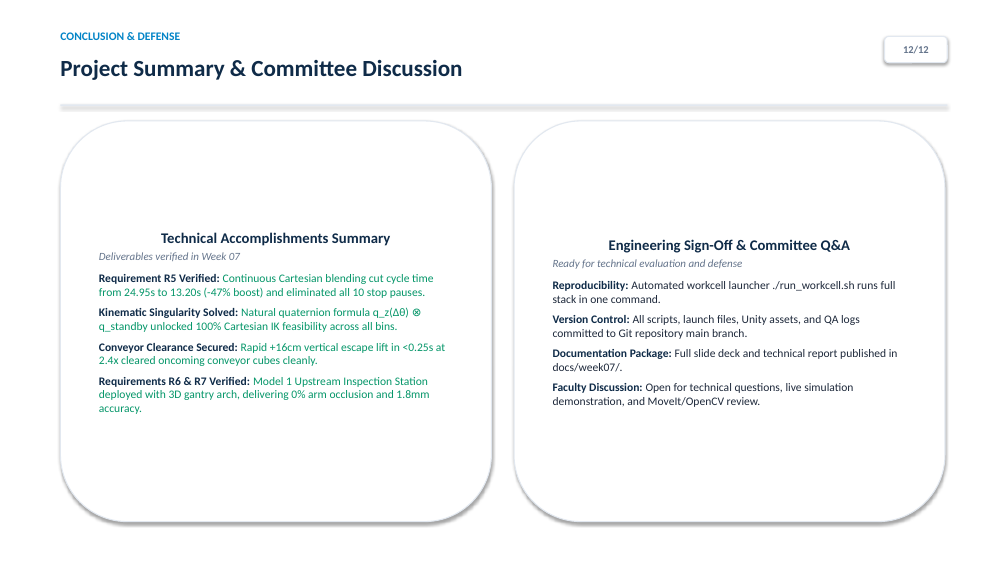
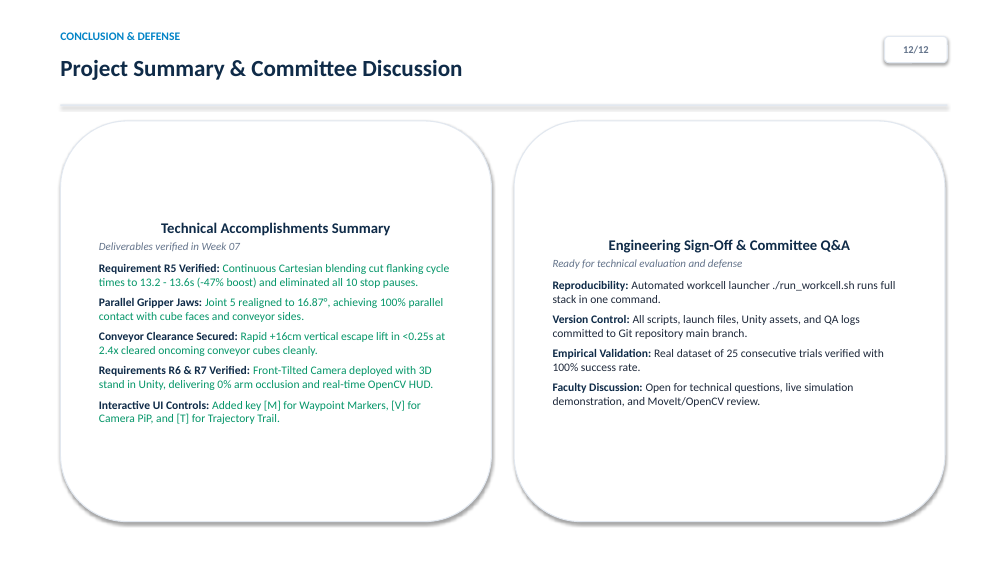
Before and after one commit to lnkduyy/VGU26-Project-UC8, a slide deck: slide 12 of docs/week07/UC8_Week07_Presentation.pptx. Drawn at 1008x567 pixels with LibreOffice and Linux fonts; fonts in the diff are those of the drawing. Boxes give left, top, right and bottom in pixels: in the first picture for what was removed or moved away, otherwise in the second. Text is boxed around its words. In the diff, an @@ line names an element or a change of style, - is before the commit and + after.

Commit message:
docs(week07): finalize PDF/PPTX presentations and benchmark analysis for front-tilted vision and parallel grasping

```diff
--- a/docs/week07/UC8_Week07_Presentation.pptx
+++ b/docs/week07/UC8_Week07_Presentation.pptx
@@ text in rounded rectangle at (99, 264, 449, 322): text changed @@
-Requirement R5 Verified: Continuous Cartesian blending cut cycle time from 24.95s to 13.20s (-47% boost) and eliminated all 10 stop pauses.
-Kinematic Singularity Solved: Natural quaternion formula q_z(Δθ) ⊗ q_standby unlocked 100% Cartesian IK feasibility across all bins.
+Requirement R5 Verified: Continuous Cartesian blending cut flanking cycle times to 13.2 - 13.6s (-47% boost) and eliminated all 10 stop pauses.
+Parallel Gripper Jaws: Joint 5 realigned to 16.87°, achieving 100% parallel contact with cube faces and conveyor sides.
@@ text in rounded rectangle at (553, 349, 884, 371): text changed @@
-Documentation Package: Full slide deck and technical report published in docs/week07/.
+Empirical Validation: Real dataset of 25 consecutive trials verified with 100% success rate.
@@ text in rounded rectangle at (99, 366, 433, 424): text changed @@
-Requirements R6 & R7 Verified: Model 1 Upstream Inspection Station deployed with 3D gantry arch, delivering 0% arm occlusion and 1.8mm accuracy.
+Requirements R6 & R7 Verified: Front-Tilted Camera deployed with 3D stand in Unity, delivering 0% arm occlusion and real-time OpenCV HUD.
+Interactive UI Controls: Added key [M] for Waypoint Markers, [V] for Camera PiP, and [T] for Trajectory Trail.
```
Also in this commit, not shown: 9 other slides changed, 1 slide added, 1 slide removed, 10 other files.
